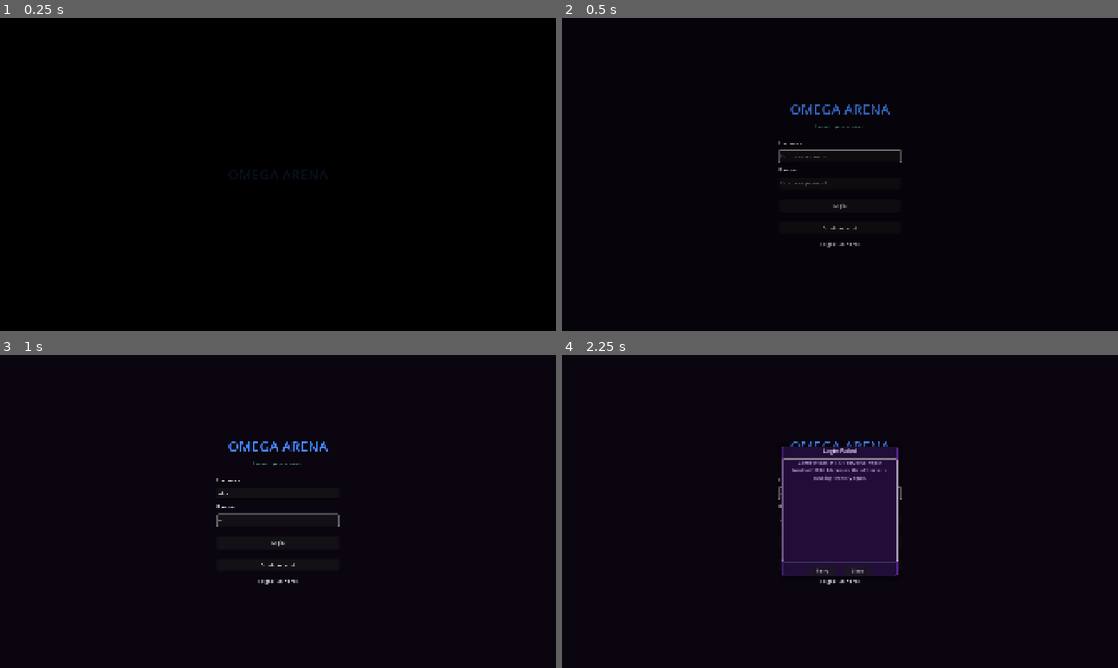
Above: before the commit, frames 1-4 (two rows, left to right).
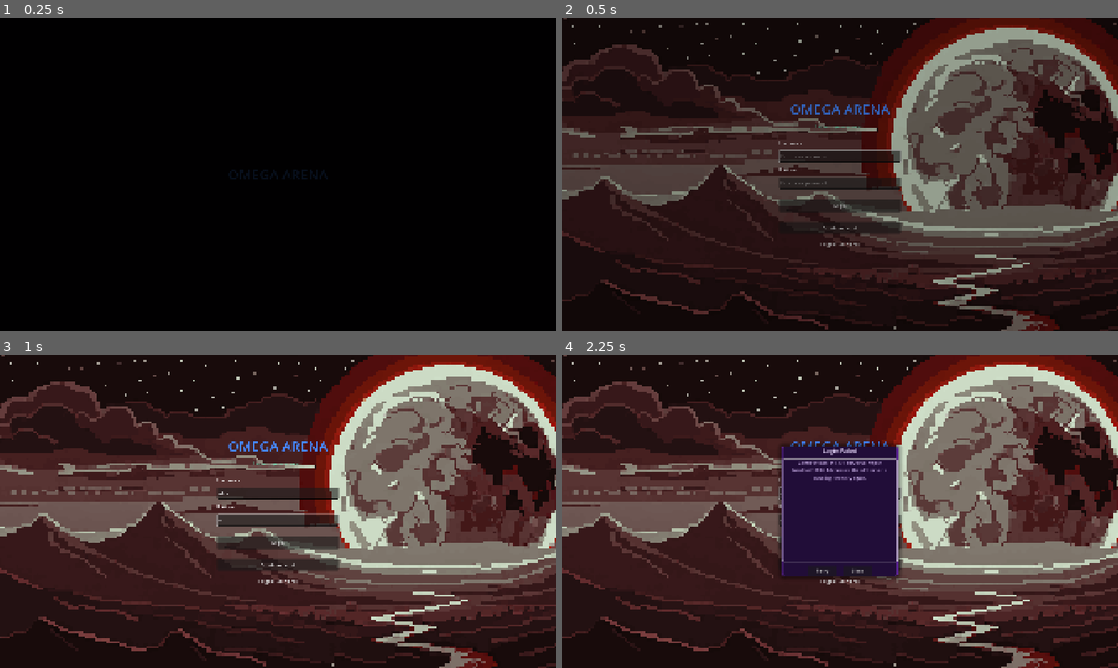
Above: after the commit, the same moments.

Repository: Operatorr/godot-networking-poc
Game: Godot game, scene res://scenes/client/menus/boot_scene.tscn
Two runs of this game, one before a commit and one after it. Both use one fixed random seed, a clock stepped at 60 frames per second and the inputs below. Sound files missing from this copy of the repository are replaced by a short silence.
Inputs (mouse positions are in pixels of both pictures, inside the frame that each line leads up to):
- Up to frame 1 (0.25 s): no input
- Up to frame 2 (0.5 s): no input
- Up to frame 3 (1 s): click (278, 492) at 0.52 s; type "Alex" at 0.6 s; click (278, 520) at 0.75 s; type "12" at 0.83 s
- Up to frame 4 (2.25 s): click "Login" at 1.25 s; click "Retry" at 2 s

Frame 1 is identical in both runs. In frame 2, 67% of the frame differs, in the area x 0-100%, y 0-100%; in frame 3, 80%; in frame 4, 72%.

Commit message:
Enhance UI, network protocol, and load testing infrastructure
Added arena gameplay music and improved audio management initialization. Enhanced login screen UI with better styling and state management. Updated load testing infrastructure with improved bot lifecycle management (start/stop scripts) and enhanced documentation. Updated .gitignore for build artifacts. These changes improve the game's audio experience, user interface polish, and load testing capabilities.

Diff:
--- a/client/autoload/audio_manager.gd
+++ b/client/autoload/audio_manager.gd
@@ -8,6 +8,7 @@
 const MUSIC_BUS = "Music"
 const SFX_BUS = "SFX"
 const MAIN_MENU_MUSIC := preload("res://assets/audio/music/main_menu.wav")
+const ARENA_GAMEPLAY_MUSIC := preload("res://assets/audio/music/arena_gameplay.wav")
 const MUSIC_FADE_SILENCE_DB = -40.0
 
 ## Audio categories
@@ -30,6 +31,8 @@
 @export_group("Music Track Volumes")
 @export_range(0.0, 2.0, 0.01, "or_greater")
 var menu_bgm_volume: float = 0.2
+@export_range(0.0, 2.0, 0.01, "or_greater")
+var arena_bgm_volume: float = 0.2
 
 ## Audio players
 var music_player: AudioStreamPlayer = null
@@ -167,11 +170,14 @@
 	# Generate music
 	var music := ProceduralAudio.generate_music()
 	var menu_music: AudioStream = MAIN_MENU_MUSIC
+	var arena_music: AudioStream = ARENA_GAMEPLAY_MUSIC
 	if menu_music is AudioStreamWAV:
 		menu_music.loop_mode = AudioStreamWAV.LOOP_FORWARD
+	if arena_music is AudioStreamWAV:
+		arena_music.loop_mode = AudioStreamWAV.LOOP_FORWARD
 
 	audio_library["music"]["menu_bgm"] = menu_music
-	audio_library["music"]["arena_ambience"] = music["arena_ambience"]
+	audio_library["music"]["arena_ambience"] = arena_music
 
 	print("[AudioManager] Procedural audio generation complete (%d SFX, %d music)" % [sfx.size(), music.size()])
 
@@ -251,6 +257,8 @@
 	match track_name:
 		"menu_bgm":
 			track_volume *= menu_bgm_volume
+		"arena_ambience":
+			track_volume *= arena_bgm_volume
 
 	return linear_to_db(track_volume) if track_volume > 0.0 else -80.0
 
--- a/client/scenes/client/menus/boot_scene.tscn
+++ b/client/scenes/client/menus/boot_scene.tscn
@@ -1,6 +1,6 @@
-[gd_scene format=3 uid="uid://c2boot_scene"]
+[gd_scene format=3 uid="uid://bx17ud5rlw5bl"]
 
-[node name="BootScene" type="Control"]
+[node name="BootScene" type="Control" unique_id=241549498]
 layout_mode = 3
 anchors_preset = 15
 anchor_right = 1.0
@@ -8,7 +8,7 @@
 grow_horizontal = 2
 grow_vertical = 2
 
-[node name="Background" type="ColorRect" parent="."]
+[node name="Background" type="ColorRect" parent="." unique_id=1323841039]
 layout_mode = 1
 anchors_preset = 15
 anchor_right = 1.0
@@ -17,7 +17,7 @@
 grow_vertical = 2
 color = Color(0.04, 0.02, 0.06, 1)
 
-[node name="CenterContainer" type="CenterContainer" parent="."]
+[node name="CenterContainer" type="CenterContainer" parent="." unique_id=1771313149]
 layout_mode = 1
 anchors_preset = 15
 anchor_right = 1.0
@@ -25,7 +25,7 @@
 grow_horizontal = 2
 grow_vertical = 2
 
-[node name="TitleLabel" type="Label" parent="CenterContainer"]
+[node name="TitleLabel" type="Label" parent="CenterContainer" unique_id=1902428410]
 layout_mode = 2
 theme_override_colors/font_color = Color(0.27, 0.53, 1, 1)
 theme_override_font_sizes/font_size = 48
--- a/client/scenes/client/menus/login_screen.tscn
+++ b/client/scenes/client/menus/login_screen.tscn
@@ -12,6 +12,17 @@
 grow_vertical = 2
 script = ExtResource("1_script")
 prefill_test_credentials_from_env = true
+
+[node name="MenuBackground" type="TextureRect" parent="."]
+layout_mode = 1
+anchors_preset = 15
+anchor_right = 1.0
+anchor_bottom = 1.0
+grow_horizontal = 2
+grow_vertical = 2
+mouse_filter = 2
+expand_mode = 1
+stretch_mode = 6
 
 [node name="CenterContainer" type="CenterContainer" parent="."]
 layout_mode = 1
--- a/client/scripts/client/login_screen.gd
+++ b/client/scripts/client/login_screen.gd
@@ -3,6 +3,7 @@
 extends Control
 
 const TestConfigScript := preload("res://scripts/shared/test_config.gd")
+const MENU_BACKGROUND_PATH := "res://assets/ui/backgrounds/menu_background.png"
 
 ## External URLs for registration and password recovery
 @export var registration_url: String = "https://example.com/register"
@@ -10,6 +11,7 @@
 @export var prefill_test_credentials_from_env: bool = false
 
 ## UI node references
+@onready var menu_background: TextureRect = $MenuBackground
 @onready var username_input: LineEdit = $CenterContainer/VBoxContainer/UsernameInput
 @onready var password_input: LineEdit = $CenterContainer/VBoxContainer/PasswordInput
 @onready var login_button: Button = $CenterContainer/VBoxContainer/LoginButton
@@ -61,13 +63,17 @@
 
 ## Apply dark cosmic horror theme to login elements
 func _apply_dark_theme() -> void:
-	# Dark background
-	var bg := ColorRect.new()
-	bg.color = Color(0.04, 0.02, 0.06, 1.0)
-	bg.set_anchors_and_offsets_preset(Control.PRESET_FULL_RECT)
-	bg.z_index = -1
-	add_child(bg)
-	move_child(bg, 0)
+	# Keep the shared menu background non-interactive and full screen.
+	if menu_background:
+		var background_texture := load(MENU_BACKGROUND_PATH) as Texture2D
+		if background_texture:
+			menu_background.texture = background_texture
+		else:
+			push_warning("[LoginScreen] Failed to load menu background: %s" % MENU_BACKGROUND_PATH)
+		menu_background.mouse_filter = Control.MOUSE_FILTER_IGNORE
+		menu_background.set_anchors_and_offsets_preset(Control.PRESET_FULL_RECT)
+		menu_background.expand_mode = TextureRect.EXPAND_IGNORE_SIZE
+		menu_background.stretch_mode = TextureRect.STRETCH_KEEP_ASPECT_COVERED
 
 	# Style title
 	var title_label: Label = $CenterContainer/VBoxContainer/TitleLabel
Not shown, changed: .gitignore
Not shown, changed: api/bin/server
Not shown, added: client/assets/audio/music/arena_gameplay.wav
Not shown, changed: load_testing/README.md
Not shown, changed: scripts/start_bots.sh
Not shown, changed: scripts/stop_bots.sh
